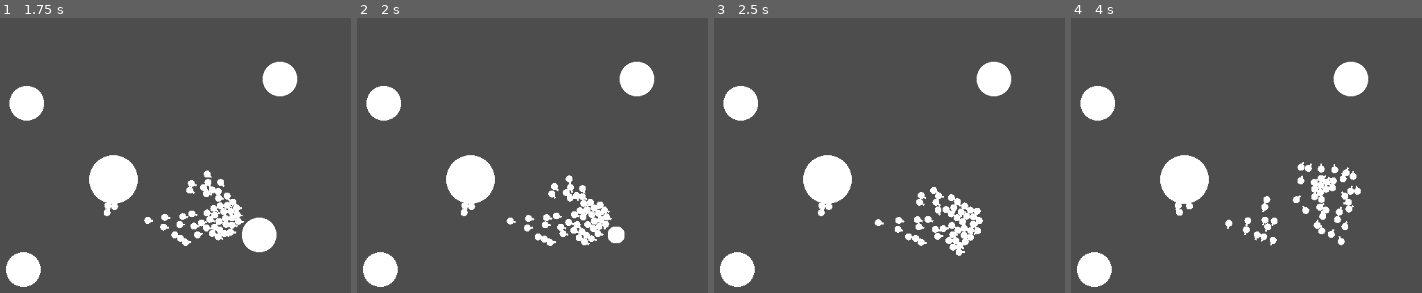
Above: before the commit, frames 1-4 (left to right).
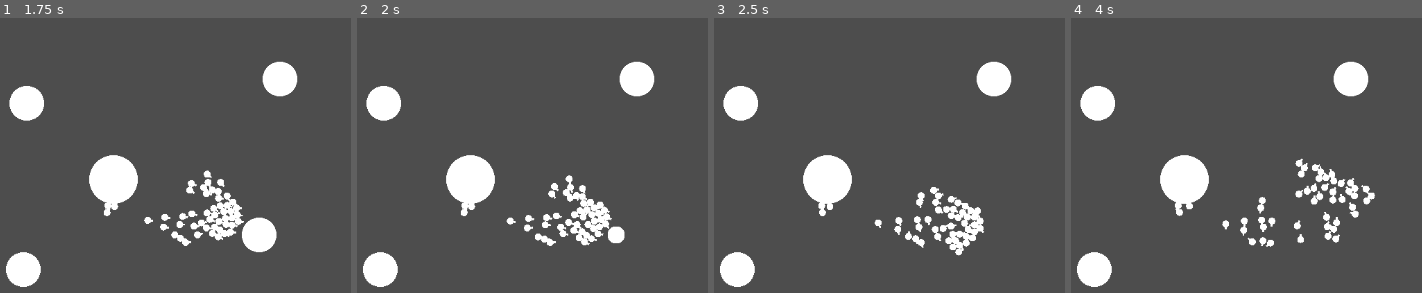
Above: after the commit, the same moments.

Repository: MalCaor/RucheTyr
Game: Godot game, scene res://Scene2d.tscn
Two runs of this game, one before a commit and one after it. Both use one fixed random seed, a clock stepped at 60 frames per second and the inputs below.
Inputs:
- Up to frame 1 (1.75 s): no input
- Up to frame 2 (2 s): no input
- Up to frame 3 (2.5 s): no input
- Up to frame 4 (4 s): no input

Frame 1 is identical in both runs. In frame 2, less than 0.1% of the frame differs, in the area x 62-73%, y 65-80%; in frame 3, 0.9%; in frame 4, 3.3%, in the area x 30-87%, y 50-84%.

Commit message:
state_change

Diff:
--- a/Tyr/hormagaunt.gd
+++ b/Tyr/hormagaunt.gd
@@ -26,7 +26,7 @@
 var speed: float = 1.0 # Vitesse de l'agent
 var rotation_speed = 10 # Vitesse de rotation de l'agent
 
-var nbr_nour_max: float = 1 # Quantite maximale qu'un agent peut transporter
+var nbr_nour_max: float = 5 # Quantite maximale qu'un agent peut transporter
 var nbr_current_nour: float = 0 # Quantite actuelle que transporte un agent
 
 
@@ -37,7 +37,7 @@
 
 # Called every frame. 'delta' is the elapsed time since the previous frame.
 func _process(delta):
-	stat_change()
+	state_change()
 
 	if current_state == state_possible.exploration:
 		explore()
@@ -46,7 +46,7 @@
 	if current_state == state_possible.zerg:
 		zerg_maneuver()
 
-func stat_change():
+func state_change():
 	if self.nbr_current_nour >= nbr_nour_max:
 		self.current_state = state_possible.return_ruche
 	elif self.list_body_to_approach:
